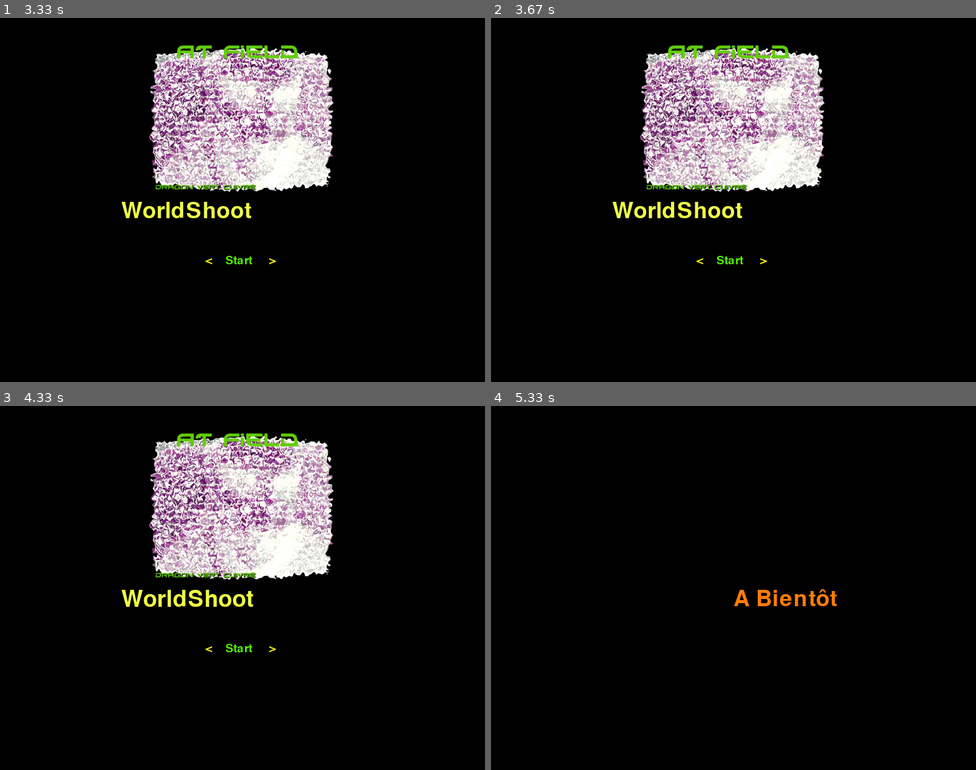
Above: before the commit, frames 1-4 (two rows, left to right).
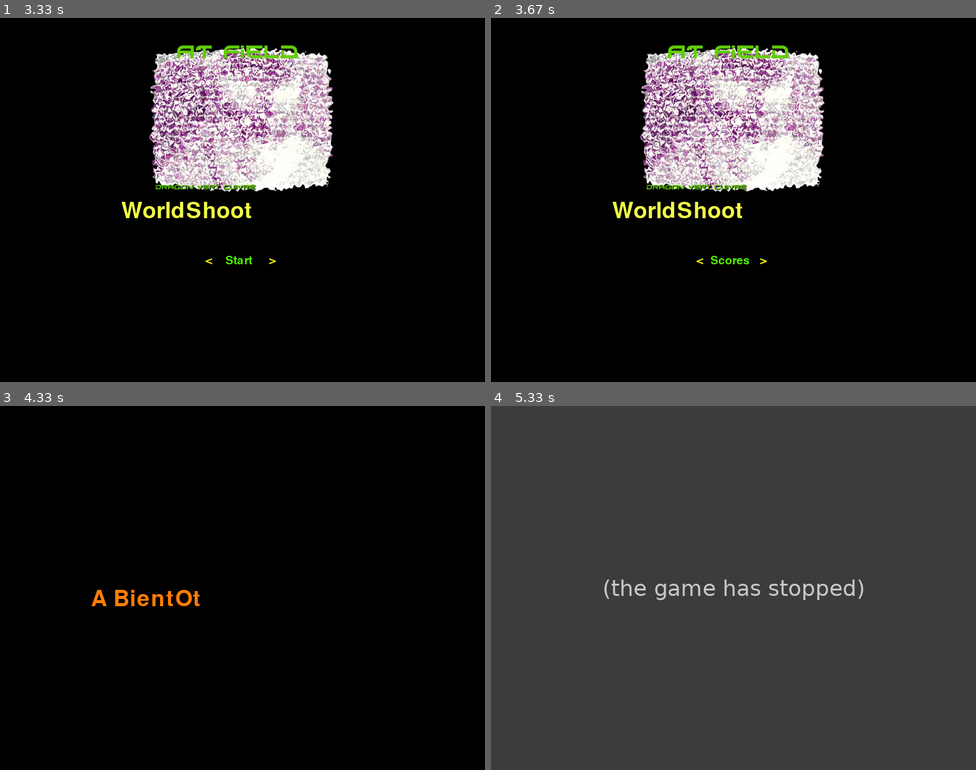
Above: after the commit, the same moments.

Repository: ATField2501/Pygame-WordShoot
Game: pygame game, started from WordShoot.py
Same seed, same stepped clock (60 frames per second), same inputs: the game is played once before the commit and once after it. The source is Python 2; it was converted automatically to run under Python 3.
Inputs:
- Up to frame 1 (3.33 s): no input
- Up to frame 2 (3.67 s): hold Right from 3.57 s (still down)
- Up to frame 3 (4.33 s): release Right at 4.03 s; tap Enter at 4.07 s
- Up to frame 4 (5.33 s): no input

Frame 1 is identical in both runs. In frame 2, 0.1% of the frame differs, in the area x 45-54%, y 65-68%; in frame 3, 15%; in frame 4, 100%, in the area x 0-100%, y 0-100%.
After the commit the program exited at 5.08 s; later frames show no game.

Commit message:
/Réduction de la latence des touches par la réduction de la taille du buffer à l'initialisation de pygame.mixer()

Diff:
--- a/WSconstantes.py
+++ b/WSconstantes.py
@@ -47,3 +47,5 @@
 ## Coordonnées
 x=255
 y=255
+
+phidor=55
--- a/WordShoot.py
+++ b/WordShoot.py
@@ -13,12 +13,15 @@
 import pygame
 import time
 import sys
+from threading import Thread,RLock
 from pygame.locals import *
 from WSconstantes import *
 from WordShootClass import *
 
 
 ################################ Initialisation de la bibliothèque Pygame
+pygame.mixer.pre_init(44100, -16, 2, 2048)
+pygame.mixer.init()
 pygame.init()
 
 #Création de la fenêtre
@@ -62,8 +65,11 @@
 zero_huit = pygame.mixer.Sound(zero_huit)
 zero_neuf = pygame.mixer.Sound(zero_neuf)
 niveau_fini = pygame.mixer.Sound(niveau_fini)
-
-########### fonctions et pocédures
+# Initialise police de charactère
+font=pygame.font.Font(None, 29)
+font2=pygame.font.Font(None, 55)
+
+
 def son_vitesse(score, supra):
     if score == 100:
         print ' -- 0.1 --'
@@ -106,14 +112,33 @@
         print ' -- Niveau Complété --'
         niveau_fini.play()
 
+verrou= RLock()
+
+class Gestion_volumetrik(Thread):
+    """ Gère la gestion des évennements au menu principale"""
+    def __init__(self,phidor):
+        Thread.__init__(self)
+        self.phidor=phidor
+    def run(self):
+        # RLock
+        with verrou:
+            if self.phidor == 55:
+                self.phidor = 56
+                print(self.phidor)
+                time.sleep(0.7)
+            if self.phidor == 56:
+                self.phidor = 55
+                print(self.phidor)
+                time.sleep(0.7)
+
+class TestC():
+    def __init__(self,phidor):
+        self.phidor=phidor
+        self.phidor +=1
+
 
 class Game():
-    """ Pygame - Worshoot - Classe Principale"""
-    font=pygame.font.Font(None, 29) # Initialise police de charactère
-    font2=pygame.font.Font(None, 55)
-    font3=pygame.font.Font('Horst___.ttf', 55)
-    font4=pygame.font.Font('Horst___.ttf', 56)
-
+    """ Pygame - Worshoot - Classe Principale """
     ############################# Debut prog
     fenetre.blit(intrologo, (0,0))
     pygame.display.flip()
@@ -123,37 +148,35 @@
     objet=Score() # Construction du score
     score= Score.score
     obj= Lecture() # Lecture du fichier
-    obj= Selecteur() # Initialisation de l'index du selecteur
-    selection= obj.selecteur
 
     # Démarage de la musique de fond
 #    pygame.mixer.music.set_volume(0.5) #Met le volume à 0.5 (moitié)
 #    pygame.mixer.music.play()
-
+    obj1=Selecteur()
     continuer= True
     while continuer:
         # Initialisation du capital de points de vie
         supra= Vie_Joueur()
-        obj=Selecteur() # Première instance sans parametre
-        selection=obj.selecteur
+#        obj=Selecteur() # Première instance sans parametre
+        selection= obj1.selecteur
+        ###### j'invoque mon thread
+#        easy=Gestion_volumetrik(phidor)
+#        easy=TestC(phidor)
         ##### Ecran Principale
         c = True
         while c:
+   #         easy=TestC(phidor)
+
+
+            font3=pygame.font.Font(path+'Horst___.ttf', phidor)
             fenetre.blit(ecran1,(0,0)) ## Ecran de depart
-            titre=font3.render(logo1,2,(241,255,68))
-            titre2=font4.render(logo1,2,(241,255,68))
-
             select=font.render(selection,2,( 80, 241, 0 ))
             fenetre.blit(select,(362,390)) ## premier mot du tableau
+           # pygame.display.flip()
+            titre=font3.render(logo1,2,(241,255,68))
             fenetre.blit(titre,(200,300))
+
             pygame.display.flip()
-            time.sleep(0.7)
-            fenetre.blit(ecran1,(0,0)) ## Ecran de depart
-            fenetre.blit(titre2,(200,300))
-            fenetre.blit(select,(362,390)) ## premier mot du tableau
-            pygame.display.flip()
-            time.sleep(0.7)
-
 
 
             for event in pygame.event.get():
@@ -163,22 +186,25 @@
                         c= False
                     if event.key == K_ESCAPE:
                         bipp.play()
-                        time.sleep(1)
+                       # time.sleep(1)
                         sys.exit(0)
                     if event.key == K_LEFT:
                         bipp.play()
-                        obj.deplace_moins()
-                        obj=Selecteur()
-                        selection=obj.selecteur
+                        obj1.deplace_moins()
+                        obj1=Selecteur()
+                        selection=obj1.selecteur
                     if event.key == K_RIGHT:
+                        print('yo yo RIGHT !!')
                         bipp.play()
-                        obj.deplace_plus()
-                        obj=Selecteur()
-                        selection=obj.selecteur
-
-
-
-        if selection == obj.tableau[0]:
+                        obj1.deplace_plus()
+                        obj1=Selecteur()
+                        selection=obj1.selecteur
+                    #easy.join()
+                   # print(phidor)
+
+
+
+        if selection == obj1.tableau[0]:
             ### Entrée du nom du joueur
             nickname= ['nickname: ']
             stone= font.render(''.join(nickname),2,(80,241,0))
@@ -819,7 +845,7 @@
                     aleph = True
 
         # Menu Scores
-        if selection == obj.tableau[1]:
+        if selection == obj1.tableau[1]:
             # Création d'un rectangle noir pour le fond
             pygame.draw.rect(fenetre, (0, 0, 0), (0, 0, 2000 , 1100 ))
             pygame.display.flip()
@@ -850,7 +876,7 @@
 
 
         # Menu Crédits
-        if selection == obj.tableau[2]:
+        if selection == obj1.tableau[2]:
             # Création d'un rectangle noir pour le fond
             pygame.draw.rect(fenetre, (0, 0, 0), (0, 0, 2000 , 1100 ))
             pygame.display.flip()
@@ -884,12 +910,12 @@
                                     unedeplus = False
 
         # menu quit
-        if selection == obj.tableau[4]:
+        if selection == obj1.tableau[4]:
             # Création d'un rectangle noir pour le fond
             pygame.draw.rect(fenetre, (0, 0, 0), (0, 0, 2000 , 1100 ))
-            bye="A Bientôt"
+            bye="A BientOt"
             depart=font3.render(bye,2,(255,124,5))
-            fenetre.blit(depart,(400,300))
+            fenetre.blit(depart,(150,300))
             pygame.display.flip()
             time.sleep(1)
             sys.exit(0)
--- a/WordShootClass.py
+++ b/WordShootClass.py
@@ -98,10 +98,8 @@
 
 
 class Lecture():
-    """
-    Class lisant un fichier pour en extraire les lignes
-    et les incorporer à la liste 'tableau'
-    """
+    """ Class lisant un fichier pour en extraire les lignes
+        et les incorporer à la liste 'tableau' """
     tableau=[]
     def __init__(self, tableau = []):
         self.tableau = tableau
@@ -114,9 +112,8 @@
 
 
 class Mot(Lecture):
-    """
-    Class ayant la charge de selectionner un mot au 'hasards' dans la liste 'tableau'
-    """
+    """  Class ayant la charge de selectionner un mot au 'hasards'
+         dans la liste 'tableau'  """
     mot=''
     maximum=0
     def __init__(self):
@@ -190,9 +187,6 @@
         if Score.score >= 600:
             Vitesse.vitesse = 500
         self.vitesse = Vitesse.vitesse
-        print(Score.score)
-        print(Vitesse.vitesse)
-
 
 
 class Vie_Joueur():
@@ -221,9 +215,7 @@
 
 
 class Selecteur():
-    """
-    Class utilisée pour selectionner l'entrée utilisateur au menu principale.
-    """
+    """ Class utilisée pour selectionner l'entrée utilisateur au menu principale."""
     tableau=['  Start','Scores','Credits',' config','   quit']
     index = 0
     def __init__(self):
Not shown, changed: shadows
Not shown, added: WorldShoot-Musik/click02-ancien1.wav
Not shown, added: WorldShoot-Musik/click02.wav
